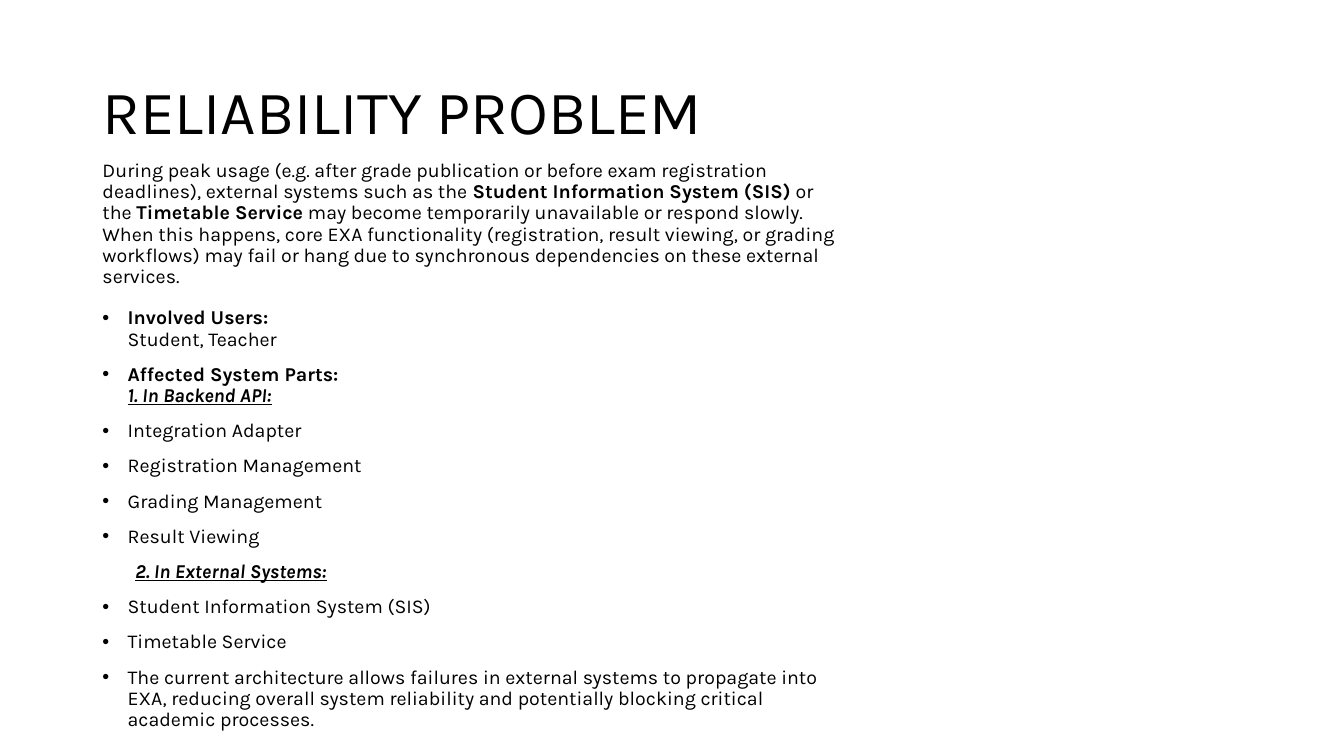
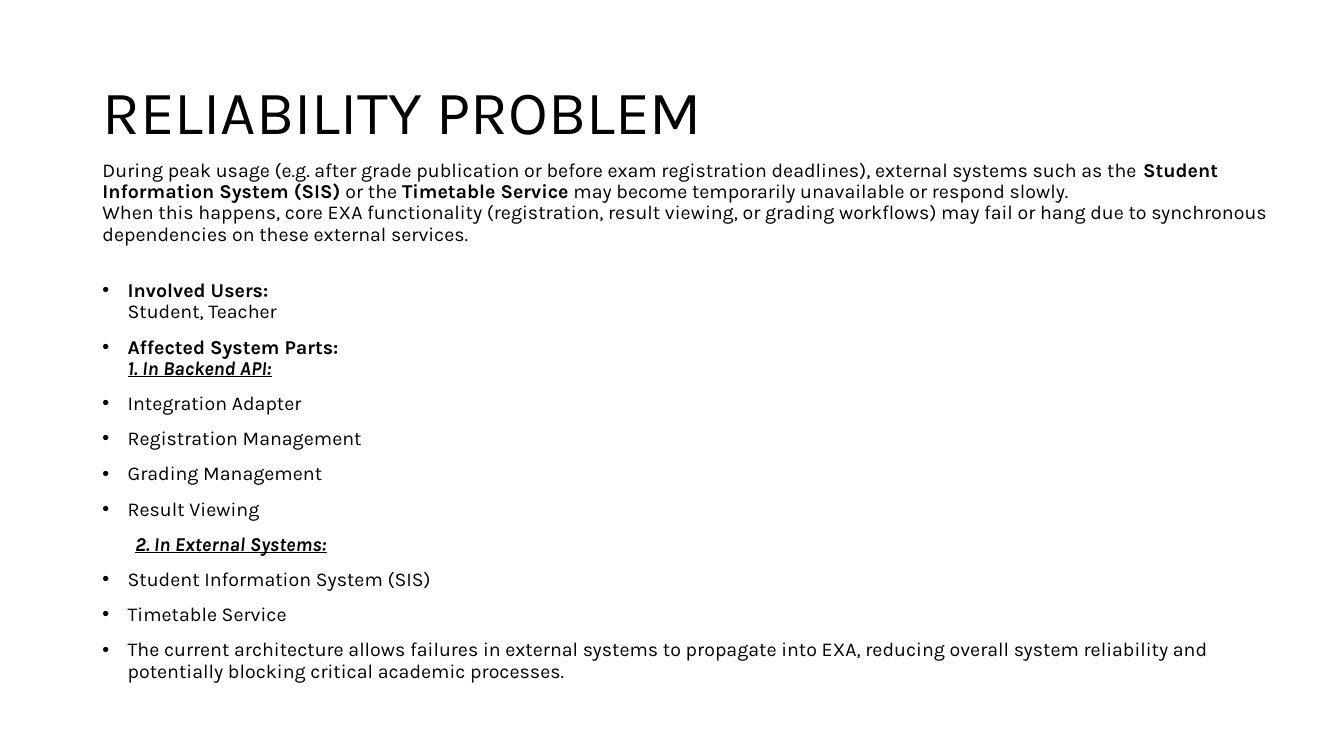
Before and after one commit to mayembe-martin/software_architecture_schedules, a slide deck: slide 14 of M2/Presentation_Qualities.pptx. Drawn at 1344x756 pixels with LibreOffice and Linux fonts; fonts in the diff are those of the drawing. Boxes give left, top, right and bottom in pixels: in the first picture for what was removed or moved away, otherwise in the second. Text is boxed around its words. In the diff, an @@ line names an element or a change of style, - is before the commit and + after.

```diff
--- a/M2/Presentation_Qualities.pptx
+++ b/M2/Presentation_Qualities.pptx
@@ text "During peak usage (e.g. after ..." rewrapped from <box>102,163,834,284</box> to <box>102,163,1266,246</box> @@
@@ text "Involved Users: Student, Teacher" rewrapped from <box>128,310,817,731</box> to <box>128,283,1207,683</box> @@
```
Also in this commit, not shown: 2 other slides changed, 1 slide added.
